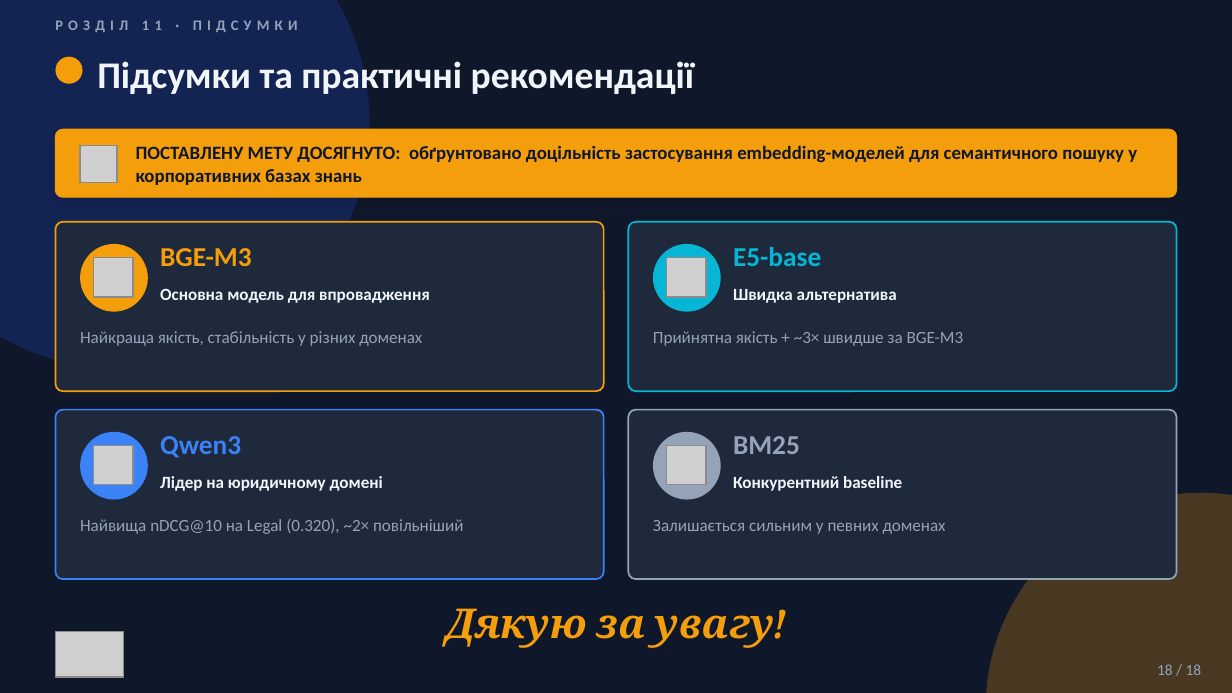
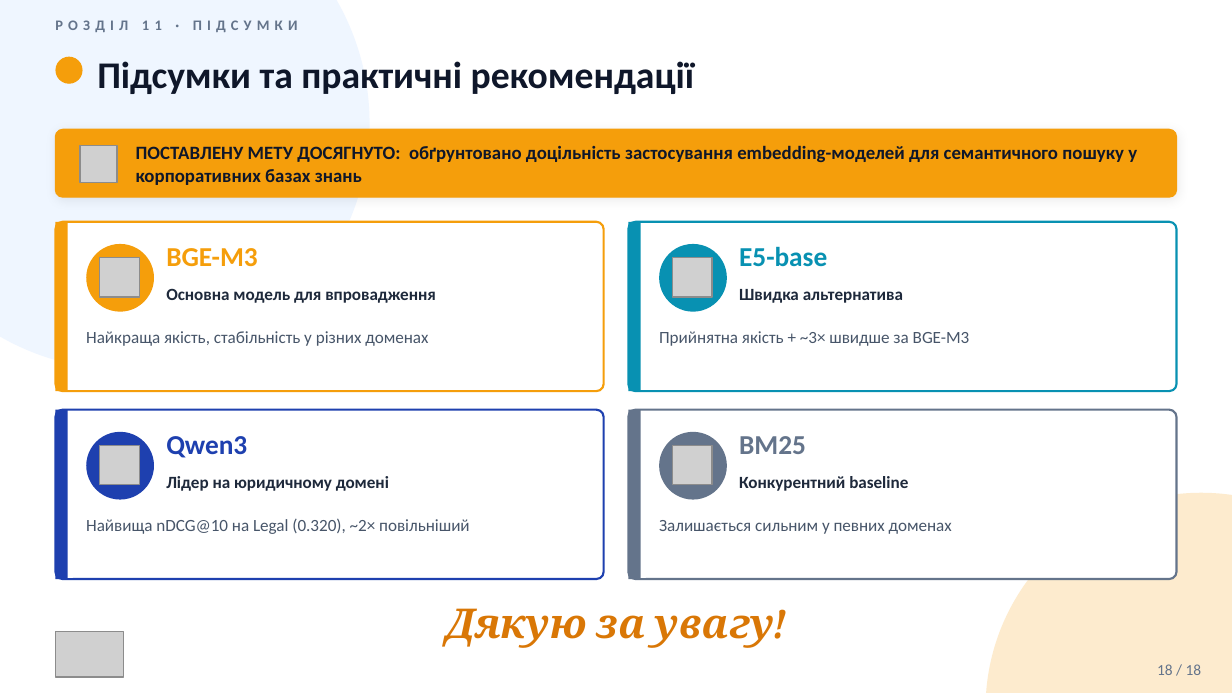
Before and after one commit to vitaliinnest/kb-semantic-search-benchmark, a slide deck: slide 18 of thesis/Nesterenko_Presentation.pptx. Drawn at 1232x693 pixels with LibreOffice and Linux fonts; fonts in the diff are those of the drawing; grey boxes stand for pictures. Boxes give left, top, right and bottom in pixels: in the first picture for what was removed or moved away, otherwise in the second. Text is boxed around its words. In the diff, an @@ line names an element or a change of style, - is before the commit and + after.

```diff
--- a/thesis/Nesterenko_Presentation.pptx
+++ b/thesis/Nesterenko_Presentation.pptx
@@ background #0F172A to #FFFFFF @@
@@ ellipse at (x1=0, y1=0, x2=370, y2=370): fill #1E40AF at 30% opacity to #EFF6FF @@
@@ text "Підсумки та практичні рекомендації" at (x1=97, y1=61, x2=694, y2=94): text colour #F1F5F9 to #0F172A @@
@@ rounded rectangle at (x1=55, y1=222, x2=604, y2=392): fill #1E293B to #FFFFFF; outline #F59E0B 1 pt to #F59E0B 1.25 pt @@
@@ rectangle added at (x1=55, y1=222, x2=68, y2=392), fill #F59E0B @@
@@ text "BGE-M3" moved from (x1=160, y1=248, x2=252, y2=266) to (x1=166, y1=248, x2=258, y2=267) @@
@@ rounded rectangle at (x1=628, y1=222, x2=1177, y2=392): fill #1E293B to #FFFFFF; outline #06B6D4 1 pt to #0891B2 1.25 pt @@
@@ rectangle added at (x1=628, y1=222, x2=641, y2=392), fill #0891B2 @@
@@ text "E5-base" at (x1=739, y1=246, x2=827, y2=267): text colour #06B6D4 to #0891B2 @@
@@ ellipse at (x1=659, y1=244, x2=727, y2=312): fill #06B6D4 to #0891B2 @@
@@ rounded rectangle at (x1=55, y1=410, x2=604, y2=580): fill #1E293B to #FFFFFF; outline #3B82F6 1 pt to #1E40AF 1.25 pt @@
@@ rectangle added at (x1=55, y1=410, x2=68, y2=580), fill #1E40AF @@
@@ rounded rectangle at (x1=628, y1=410, x2=1177, y2=580): fill #1E293B to #FFFFFF; outline #94A3B8 1 pt to #64748B 1.25 pt @@
@@ rectangle added at (x1=628, y1=410, x2=641, y2=580), fill #64748B @@
@@ 4 ellipses, 4 pictures moved together from (x1=80, y1=244, x2=721, y2=499) to (x1=86, y1=244, x2=727, y2=499) @@
@@ ellipse at (x1=86, y1=431, x2=154, y2=499): fill #3B82F6 to #1E40AF @@
@@ text "Qwen3" at (x1=166, y1=436, x2=247, y2=458): text colour #3B82F6 to #1E40AF @@
@@ ellipse at (x1=659, y1=431, x2=727, y2=499): fill #94A3B8 to #64748B @@
@@ text colour #94A3B8 to #64748B in 3 elements at (x1=55, y1=20, x2=298, y2=32), (x1=1157, y1=664, x2=1202, y2=675), (x1=739, y1=436, x2=806, y2=454) @@
@@ text colour #F1F5F9 to #1E293B in 4 elements at (x1=166, y1=289, x2=436, y2=303), (x1=739, y1=289, x2=903, y2=303), (x1=166, y1=476, x2=389, y2=491), (x1=739, y1=476, x2=908, y2=491) @@
@@ ellipse at (x1=986, y1=493, x2=1232, y2=693): fill #F59E0B at 25% opacity to #F59E0B at 20% opacity @@
@@ text colour #94A3B8 to #475569 in 4 elements at (x1=86, y1=331, x2=428, y2=346), (x1=659, y1=331, x2=970, y2=346), (x1=86, y1=518, x2=470, y2=534), (x1=659, y1=520, x2=952, y2=534) @@
@@ text "Дякую за увагу!" at (x1=446, y1=608, x2=775, y2=648): text colour #F59E0B to #D97706 @@
```
Also in this commit, not shown: 1 other slide changed, 1 other file.
